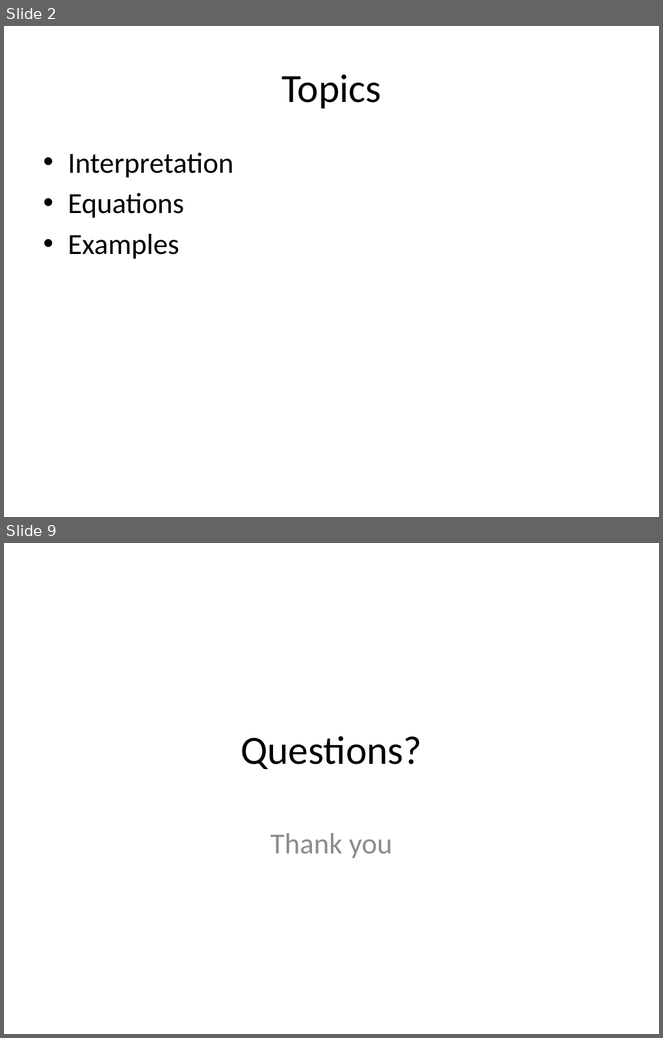
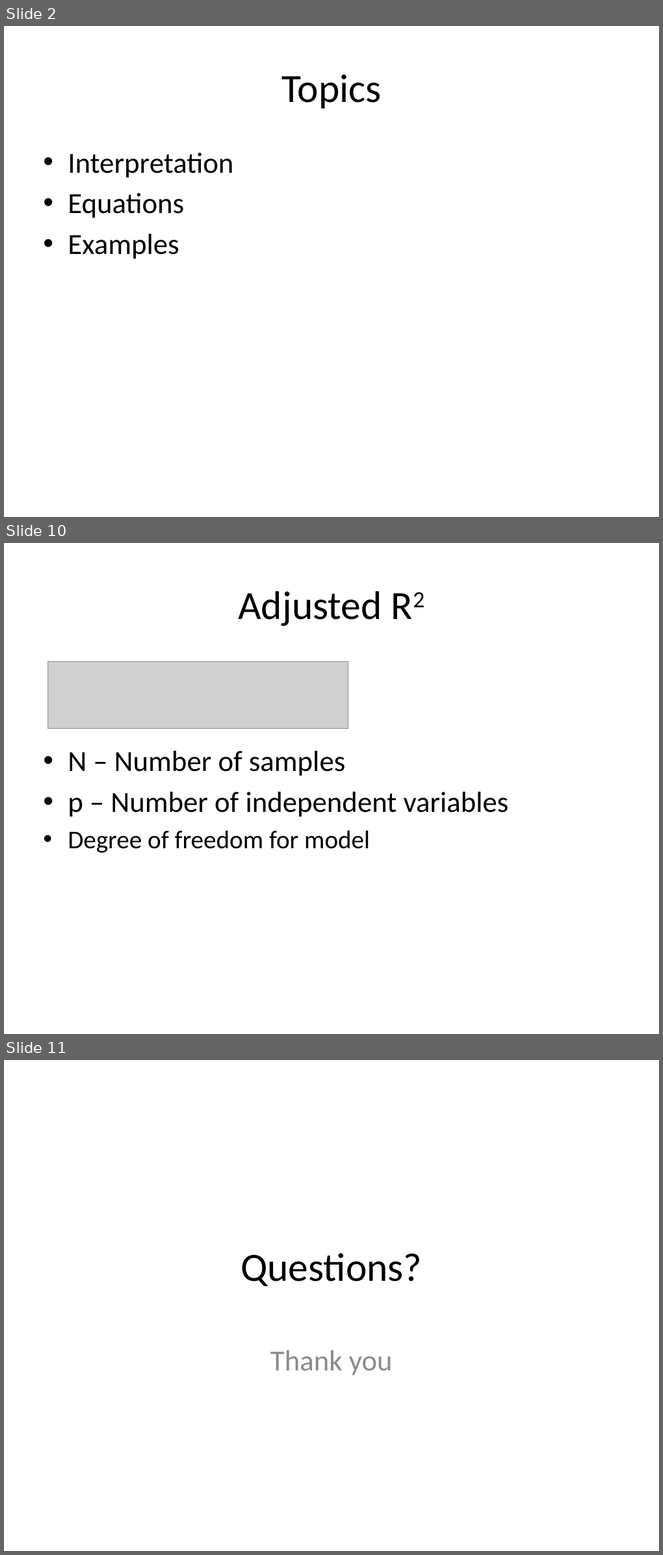
Before and after one commit to look4pritam/ArtificialIntelligence, a slide deck: Mathematics/R-Squared.pptx. Shown one above the other, each under a label of ours: slides 2 and 9 before the commit, slides 2, 10 and 11 after it; the slides between them are not shown. The pictures are 663x1038 and 663x1555 pixels, drawn with LibreOffice and Linux fonts; fonts in the diff are those of the drawing; grey boxes stand for pictures. Boxes give left, top, right and bottom in pixels: in the first picture for what was removed or moved away, otherwise in the second. Text is boxed around its words. In the diff, an @@ line names an element or a change of style, - is before the commit and + after.

```diff
--- a/Mathematics/R-Squared.pptx
+++ b/Mathematics/R-Squared.pptx
@@ slide 10 added at <box>4,543,659,1034</box>, background #FFFFFF @@
@@ title added at <box>238,591,382,626</box>, 44 pt, text #000000 @@
+Adjusted R2
@@ picture added at <box>48,661,348,728</box> @@
@@ text added at <box>68,751,509,853</box>, 32 pt, text #000000 @@
+• N – Number of samples
+• p – Number of independent variables
+• Degree of freedom for model
@@ what was slide 9 is now slide 11 @@
```
Also in this commit, not shown: 1 other slide added.
